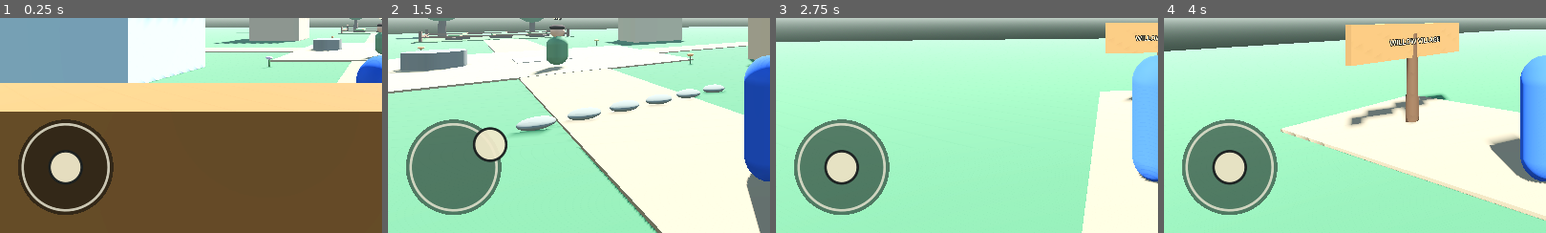
Above: before the commit, frames 1-4 (left to right).
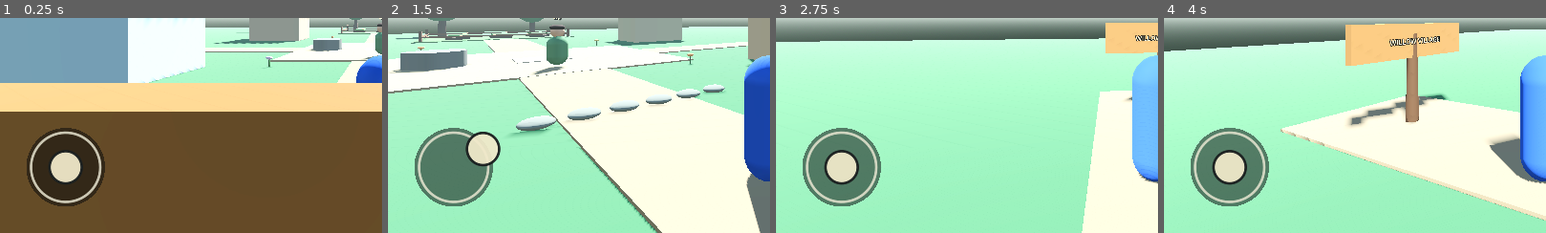
Above: after the commit, the same moments.

Repository: dzdfast-art/GTA-GHIBLI
Game: Godot game, scene res://main.tscn
Two runs of this game, one before a commit and one after it. Both use one fixed random seed, a clock stepped at 60 frames per second and the inputs below.
Inputs (mouse positions are % of the whole screen's width and height, from its top left):
- Up to frame 1 (0.25 s): no input
- Up to frame 2 (1.5 s): click "USE" at 0.5 s; tap Enter at 1.25 s; drag from (9, 85) to (60, 28) at 1.27 s
- Up to frame 3 (2.75 s): drag from (30, 55) to (45, 70) at 2.02 s
- Up to frame 4 (4 s): tap Space at 2.75 s; move the mouse to (60, 28) at 2.77 s; hold Right (ui_right) 2.78-3.5 s; tap E (interact) at 2.85 s; drag from (45, 70) to (20, 35) at 3.52 s
The pictures show only the part of the screen within x 0-50%, y 50-100%; the shares and areas given below are measured in that part.

The runs differ from the first frame. In frame 1, 3.6% of the frame differs, in the area x 4-30%, y 47-92%; in frame 2, 4.1%, in the area x 4-32%, y 47-92%; in frame 3, 3.6%; in frame 4, 3.6%.

Commit message:
Keep joystick knob fully inside touch control bounds

Diff:
--- a/scripts/ui/virtual_joystick.gd
+++ b/scripts/ui/virtual_joystick.gd
@@ -5,7 +5,7 @@
 
 var _finger_active := false
 var _knob_vector := Vector2.ZERO
-var _radius := 72.0
+var _radius := 58.0
 var _deadzone := 0.16
 
 
